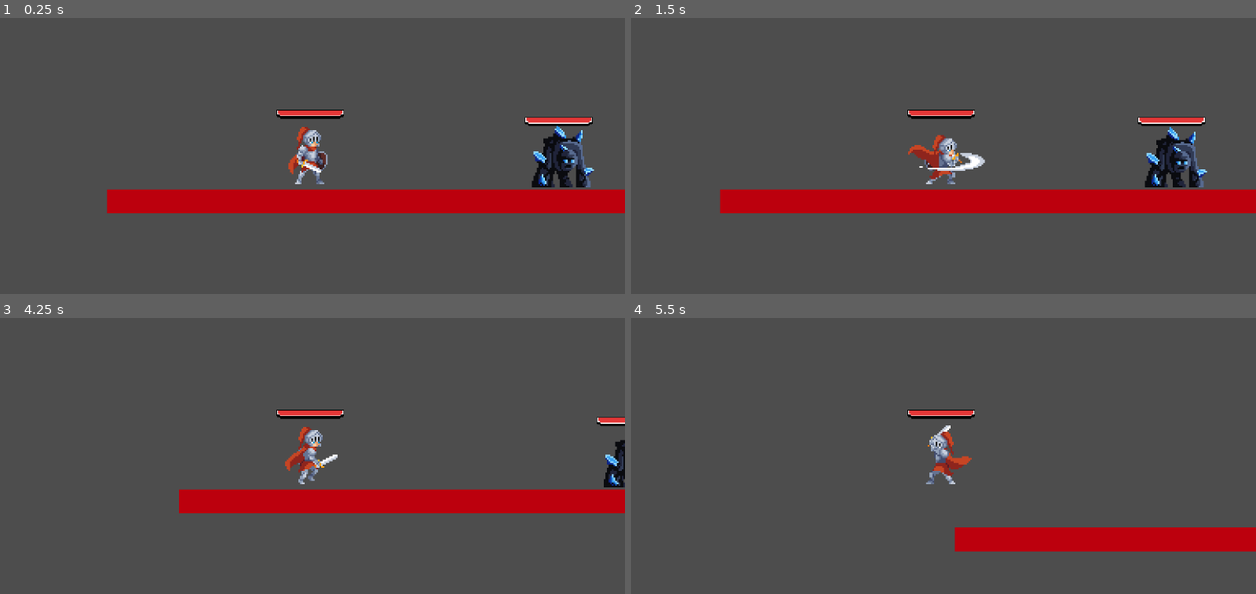
Above: before the commit, frames 1-4 (two rows, left to right).
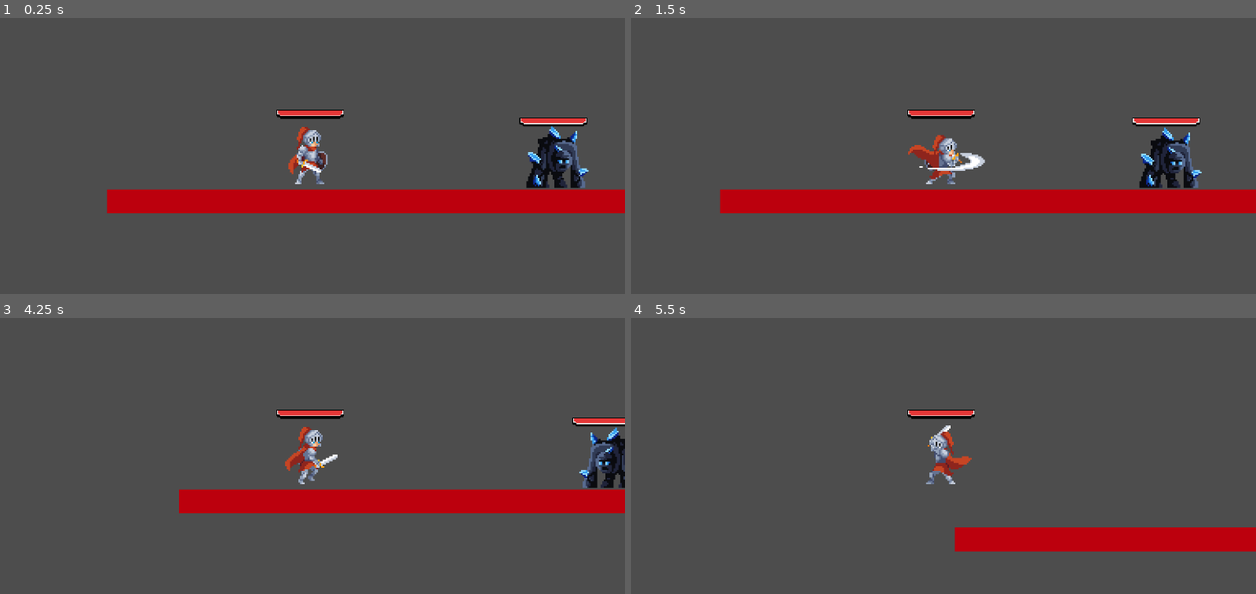
Above: after the commit, the same moments.

Repository: sky-monarch/holdThePanch
Game: Godot game, scene res://src/world.tscn
Two runs of this game, one before a commit and one after it. Both use one fixed random seed, a clock stepped at 60 frames per second and the inputs below.
Inputs (mouse positions are in pixels of both pictures, inside the frame that each line leads up to):
- Up to frame 1 (0.25 s): no input
- Up to frame 2 (1.5 s): move the mouse to (1081, 139) at 0.52 s; hold D (right) from 0.53 s (still down); click (1081, 139) at 0.6 s; tap W (jump) at 0.77 s; move the mouse to (818, 175) at 1.27 s; right-click (818, 175) at 1.35 s
- Up to frame 3 (4.25 s): tap W (jump) at 1.52, 3.02, 3.77 s; move the mouse to (375, 381) at 2.02 s; release D (right) at 2.03 s; hold A (left) 2.03-2.78 s; hold Shift (run) 2.03-2.78 s; move the mouse to (281, 527) at 2.77 s; hold D (right) from 2.78 s (still down); click (281, 527) at 2.85 s; move the mouse to (500, 511) at 3.52 s; right-click (500, 511) at 3.6 s
- Up to frame 4 (5.5 s): move the mouse to (756, 406) at 4.27 s; release D (right) at 4.28 s; hold A (left) 4.28-5.03 s; tap Shift (run) at 4.35 s; tap W (jump) at 4.52 s; move the mouse to (974, 458) at 5.02 s; hold D (right) from 5.03 s (still down); click (974, 458) at 5.1 s

The runs differ from the first frame. In frame 1, 1.6% of the frame differs, in the area x 83-96%, y 35-62%; in frame 2, 1.5%; in frame 3, 1.1%; in frame 4, nothing differs.

Commit message:
Исправлен баг с врагом

Diff:
--- a/scripts/golem_blue.gd
+++ b/scripts/golem_blue.gd
@@ -25,7 +25,7 @@
 	detection_area.body_exited.connect(_on_detection_body_exited)
 	attack_area.body_entered.connect(_on_attack_body_entered)
 	attack_area.body_exited.connect(_on_attack_body_exited)
-	anim.play("Idle")
+
 
 
 func _physics_process(_delta: float) -> void:
--- a/scripts/player.gd
+++ b/scripts/player.gd
@@ -104,7 +104,7 @@
 
 
 func _on_attack_area_body_entered(body: Node2D):
-	if body.has_method("take_damage") and not body.is_in_group("player"):  # Не бьём защищающегося
+	if body.has_method("take_damage") and not body.is_in_group("player"):
 		body.take_damage(damage)
 
 
--- a/src/golem_blue.tscn
+++ b/src/golem_blue.tscn
@@ -1,6 +1,6 @@
 [gd_scene load_steps=59 format=3 uid="uid://cjlwmi86owhys"]
 
-[ext_resource type="Script" uid="uid://yevmy8sjwjl0" path="res://src/golem_blue.gd" id="1_t5dxf"]
+[ext_resource type="Script" uid="uid://2kuc0fqblmpo" path="res://scripts/golem_blue.gd" id="1_t5dxf"]
 [ext_resource type="Texture2D" uid="uid://baq05wtx4ggvn" path="res://resourse/sprites/Golem_blue/Golem_1_attack.png" id="2_fech2"]
 [ext_resource type="Texture2D" uid="uid://bpf38palp4orn" path="res://resourse/sprites/Golem_blue/Golem_1_die.png" id="3_csbyb"]
 [ext_resource type="Texture2D" uid="uid://c3q400liwmpi1" path="res://resourse/sprites/Golem_blue/Golem_1_hurt.png" id="4_hgx8b"]
--- a/src/world.tscn
+++ b/src/world.tscn
@@ -25,10 +25,4 @@
 position = Vector2(-21, 226)
 
 [node name="Golem_blue" parent="." instance=ExtResource("1_xlegt")]
-position = Vector2(1195, 186)
-
-[node name="Golem_blue2" parent="." instance=ExtResource("1_xlegt")]
-position = Vector2(438, 183)
-
-[node name="Golem_blue3" parent="." instance=ExtResource("1_xlegt")]
-position = Vector2(757, 184)
+position = Vector2(428, 184)
Empty file removed: enemy.gd
Not shown, removed: enemy.gd.uid
